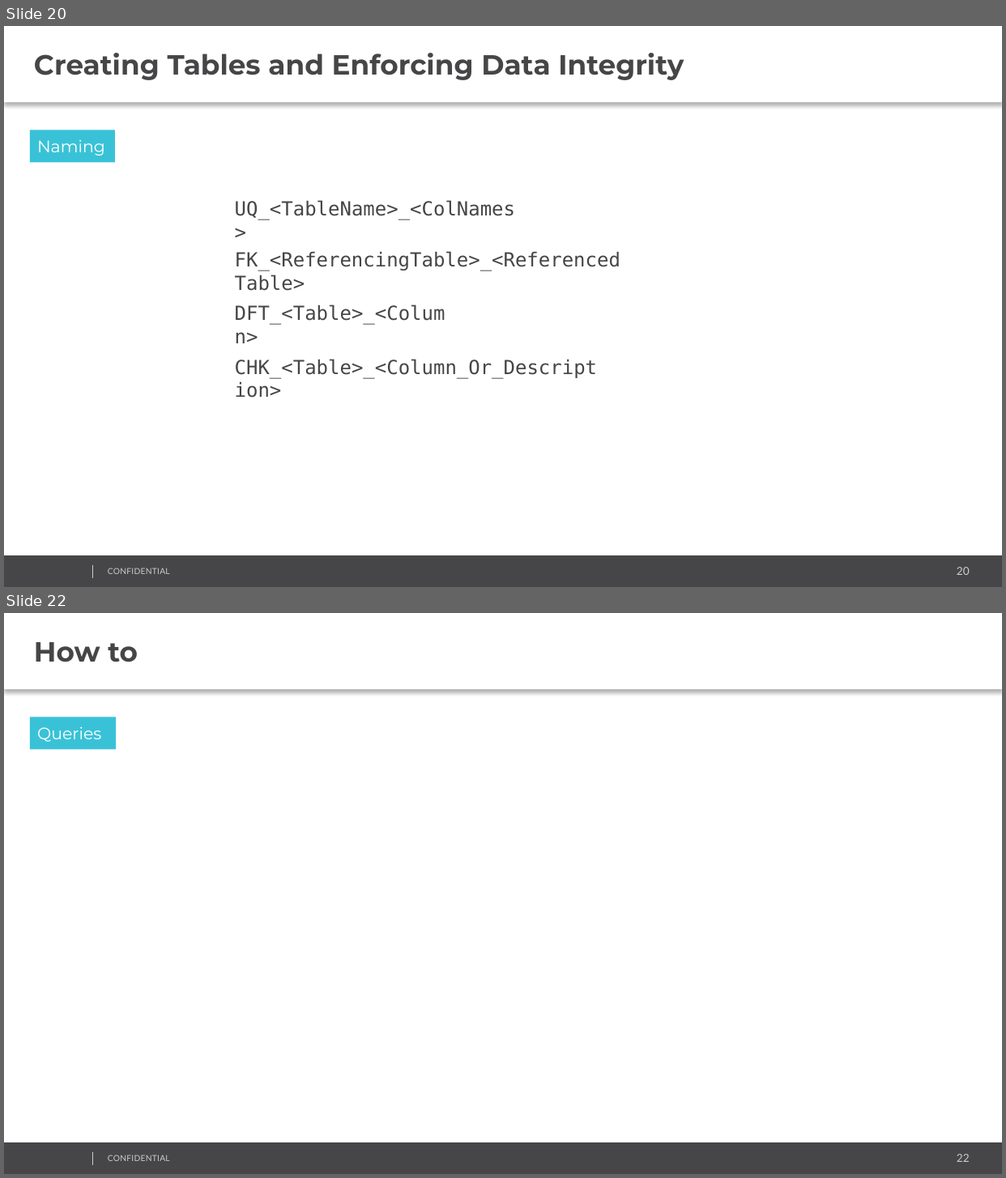
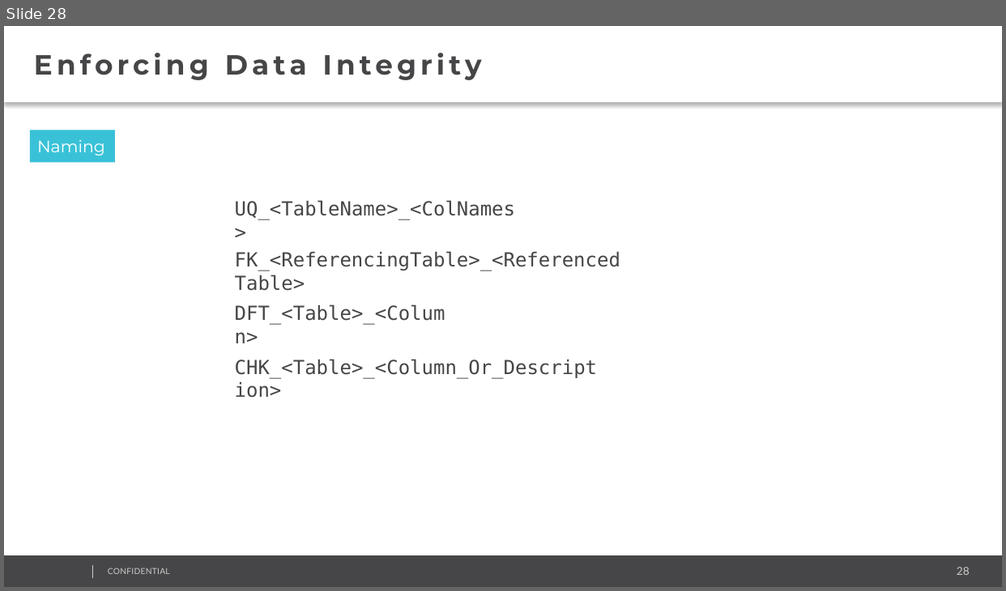
Before and after one commit to AndreyQC/MSBI.Lab, a slide deck: MSBI.Lecture.05/MSBI.Dev.S19E05.pptx. Shown one above the other, each under a label of ours: slides 20 and 22 before the commit, slide 28 after it; the slides between them are not shown. The pictures are 1006x1178 and 1006x591 pixels, drawn with LibreOffice and Linux fonts; fonts in the diff are those of the drawing; background and template pictures are left out. Boxes give left, top, right and bottom in pixels: in the first picture for what was removed or moved away, otherwise in the second. Text is boxed around its words. In the diff, an @@ line names an element or a change of style, - is before the commit and + after.

```diff
--- a/MSBI.Lecture.05/MSBI.Dev.S19E05.pptx
+++ b/MSBI.Lecture.05/MSBI.Dev.S19E05.pptx
@@ slide 22 removed at [4,613,1002,1174], background #FFFFFF; not listed: 4 template elements that a slide beside it also shows @@
@@ text removed at [4,613,1002,690] @@
-How to
@@ rectangle removed at [30,717,116,749] @@
-Queries
@@ what was slide 20 is now slide 28 @@
@@ slide 28 changed as well @@
@@ text at [34,53,482,80]: text changed @@
-Creating Tables and Enforcing Data Integrity
+Enforcing Data Integrity
@@ page number at [957,567,970,575]: text changed @@
-20
+28
```
Also in this commit, not shown: 15 other slides changed, 16 slides added, 5 other slides removed, 3 other files.
